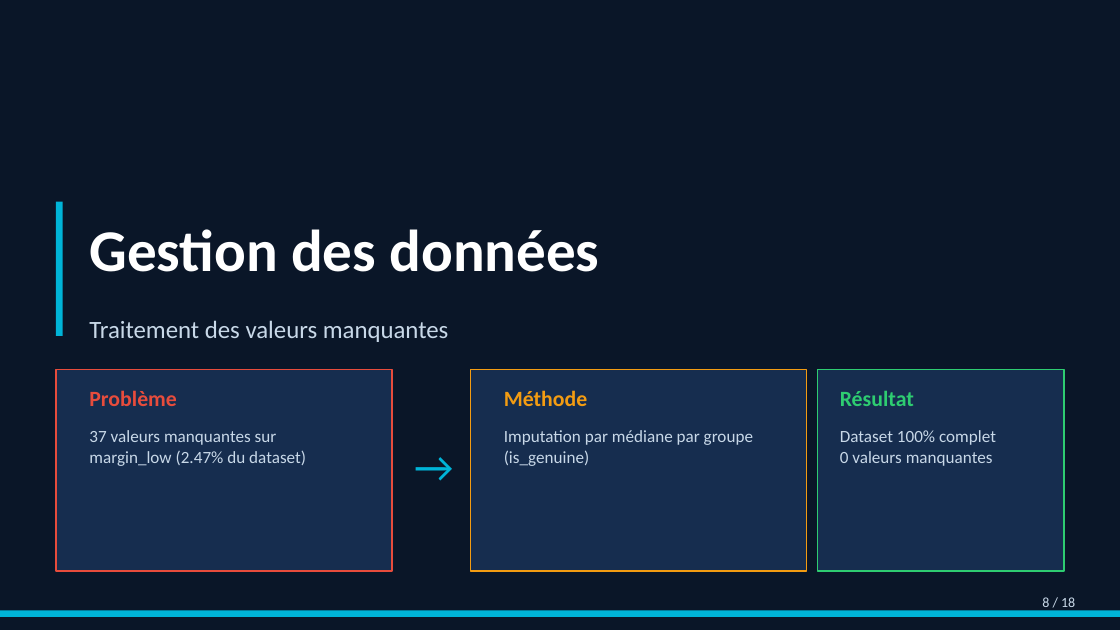
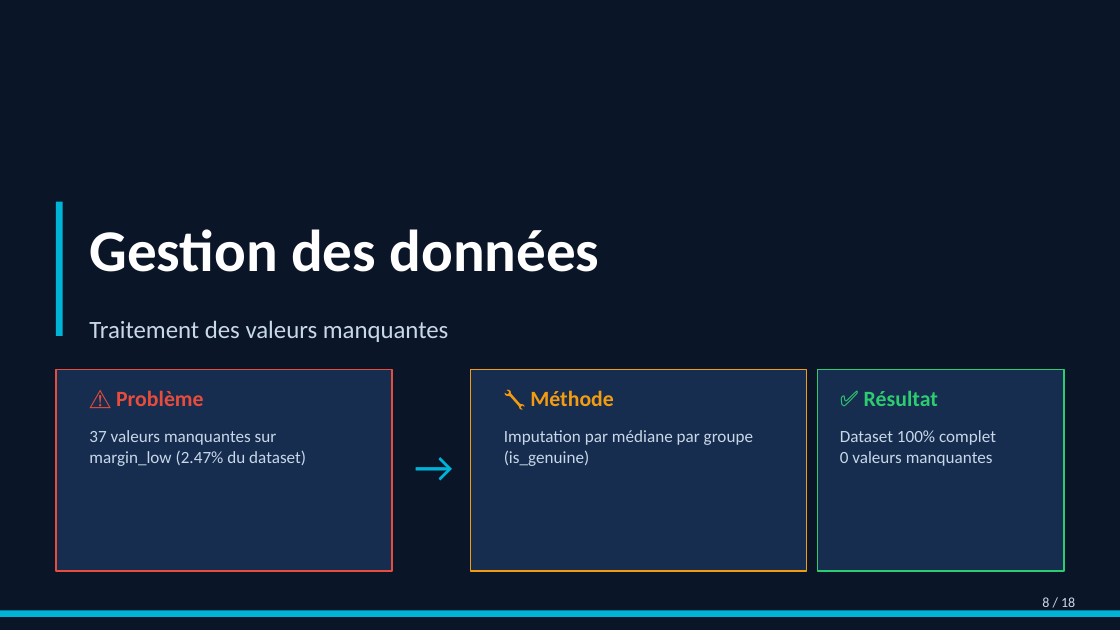
Before and after one commit to TheGoatLucien/Data_analyst, a slide deck: slide 8 of projets/projet 12/files/Presentation_P12_Detection_Faux_Billets.pptx. Drawn at 1120x630 pixels with LibreOffice and Linux fonts; fonts in the diff are those of the drawing. Boxes give left, top, right and bottom in pixels: in the first picture for what was removed or moved away, otherwise in the second. Text is boxed around its words. In the diff, an @@ line names an element or a change of style, - is before the commit and + after.

```diff
--- a/projets/projet 12/files/Presentation_P12_Detection_Faux_Billets.pptx
+++ b/projets/projet 12/files/Presentation_P12_Detection_Faux_Billets.pptx
@@ text at bbox=[116, 390, 204, 406]: text changed @@
-Problème
+⚠️ Problème
@@ text at bbox=[530, 390, 614, 406]: text changed @@
-Méthode
+🔧 Méthode
@@ text at bbox=[864, 390, 938, 406]: text changed @@
-Résultat
+✅ Résultat
```
Also in this commit, not shown: 10 other slides changed, 4 other files.
